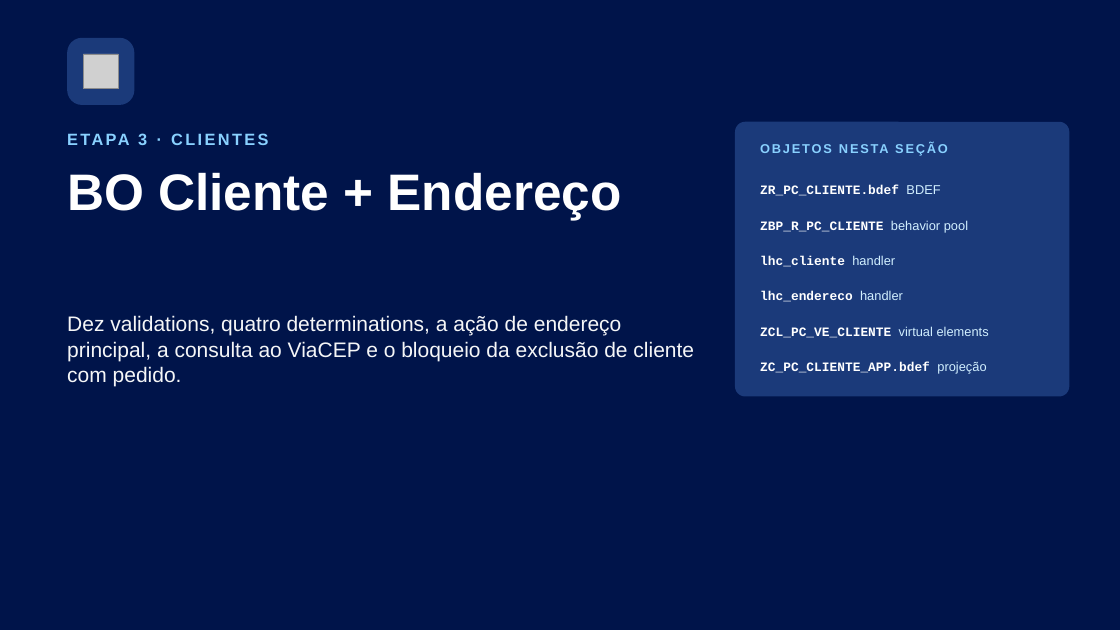
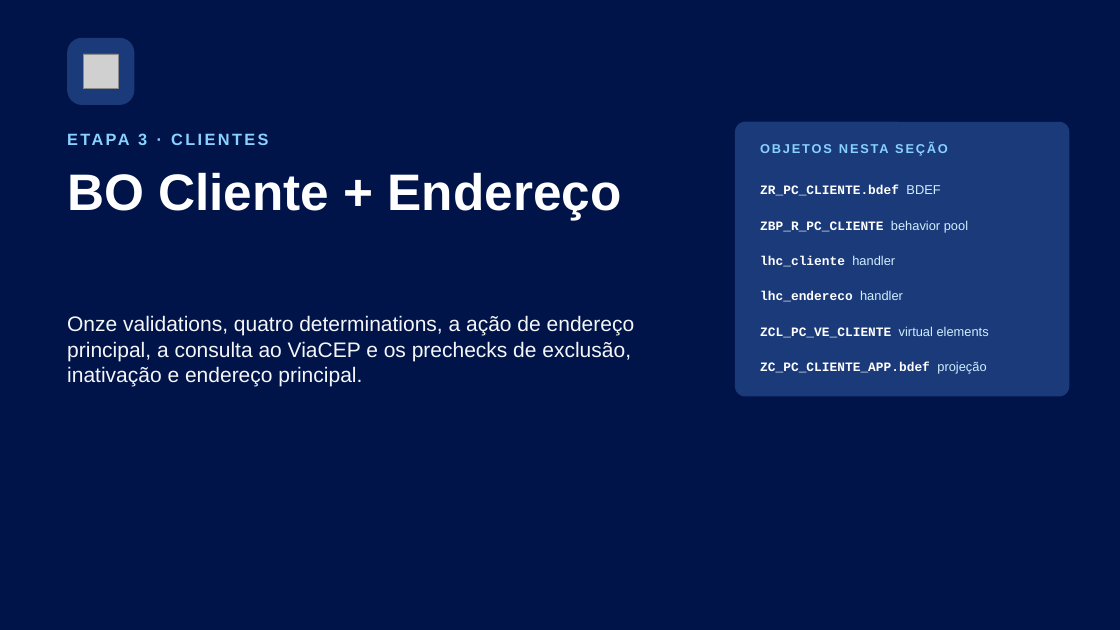
Before and after one commit to AdrianoBispo/sap-abap-rap-pedidos-de-compras-app, a slide deck: slide 14 of docs/apresentacoes/03-comportamento-rap.pptx. Drawn at 1120x630 pixels with LibreOffice and Linux fonts; fonts in the diff are those of the drawing; grey boxes stand for pictures. Boxes give left, top, right and bottom in pixels: in the first picture for what was removed or moved away, otherwise in the second. Text is boxed around its words. In the diff, an @@ line names an element or a change of style, - is before the commit and + after.

```diff
--- a/docs/apresentacoes/03-comportamento-rap.pptx
+++ b/docs/apresentacoes/03-comportamento-rap.pptx
@@ text at [67, 315, 635, 386]: text changed @@
-Dez validations, quatro determinations, a ação de endereço principal, a consulta ao ViaCEP e o bloqueio da exclusão de cliente com pedido.
+Onze validations, quatro determinations, a ação de endereço principal, a consulta ao ViaCEP e os prechecks de exclusão, inativação e endereço principal.
```
Also in this commit, not shown: 10 other slides changed, 3 slides added.
